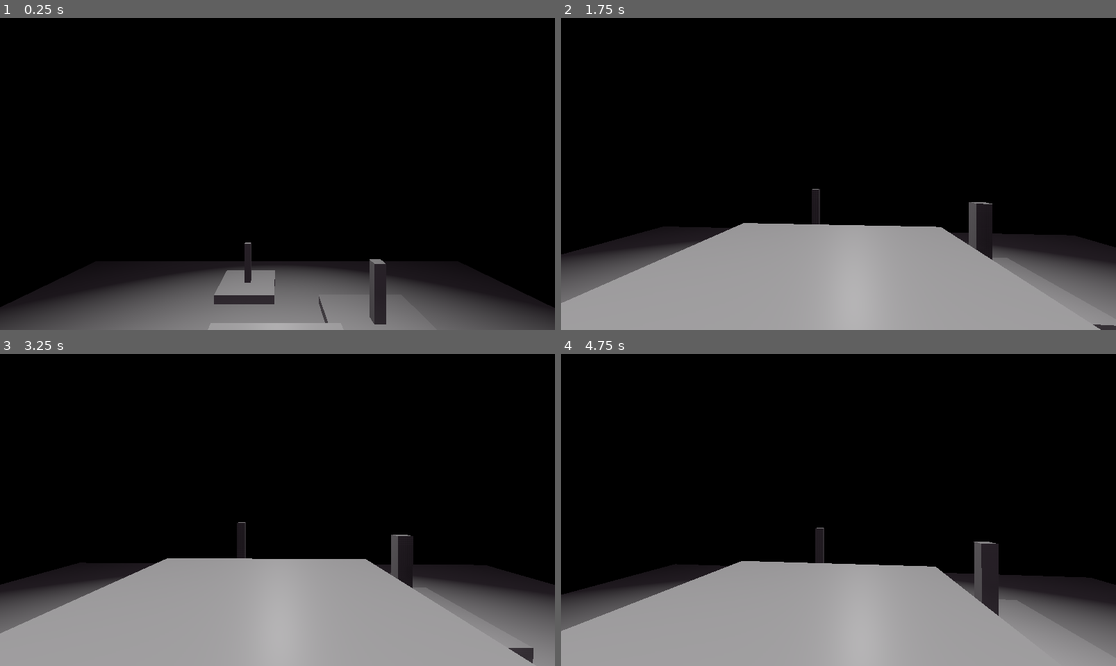
Above: before the commit, frames 1-4 (two rows, left to right).
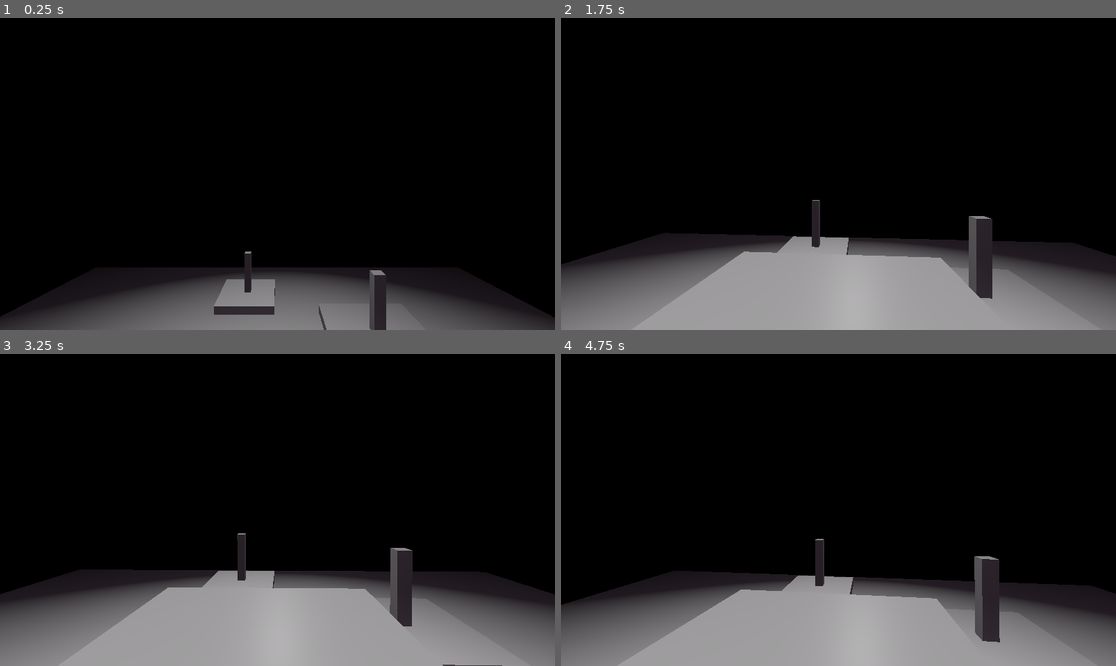
Above: after the commit, the same moments.

Repository: hextraza/ld48-game
Game: Godot game, scene res://Main.tscn
Two runs of this game, one before a commit and one after it. Both use one fixed random seed, a clock stepped at 60 frames per second and the inputs below. Sound files missing from this copy of the repository are replaced by a short silence.
Inputs (mouse positions are in pixels of both pictures, inside the frame that each line leads up to):
- Up to frame 1 (0.25 s): no input
- Up to frame 2 (1.75 s): move the mouse to (866, 174) at 0.52 s; hold E (player_interact) 0.53-1.28 s; hold W (player_forward) from 0.53 s (still down); tap Space (player_jump) at 0.77, 1.52 s; move the mouse to (810, 174) at 1.27 s; right-click (810, 174) at 1.35 s
- Up to frame 3 (3.25 s): keep holding W (player_forward); move the mouse to (288, 503) at 2.02 s; hold E (player_interact) 2.03-2.78 s; tap Enter at 2.75 s; move the mouse to (271, 516) at 2.77 s; right-click (271, 516) at 2.85 s; tap Space (player_jump) at 3.02 s
- Up to frame 4 (4.75 s): keep holding W (player_forward); move the mouse to (877, 513) at 3.52 s; hold E (player_interact) 3.53-4.28 s; tap Space (player_jump) at 3.77, 4.52 s; move the mouse to (794, 506) at 4.27 s; right-click (794, 506) at 4.35 s

The runs differ from the first frame. In frame 1, 4.2% of the frame differs, in the area x 0-100%, y 71-100%; in frame 2, 13%, in the area x 0-100%, y 54-100%; in frame 3, 13%; in frame 4, 13%.

Commit message:
rotate player head at the neck and not the waist

Diff:
--- a/Player/Player.tscn
+++ b/Player/Player.tscn
@@ -12,9 +12,9 @@
 script = ExtResource( 1 )
 
 [node name="Rotation_Helper" type="Spatial" parent="."]
+transform = Transform( 1, 0, 0, 0, 1, 0, 0, 0, 1, 0, 1.65, 0 )
 
 [node name="Camera" type="Camera" parent="Rotation_Helper"]
-transform = Transform( 1, 0, 0, 0, 1, 0, 0, 0, 1, 0, 1.34769, 0 )
 current = true
 
 [node name="RayCast" type="RayCast" parent="Rotation_Helper/Camera"]
